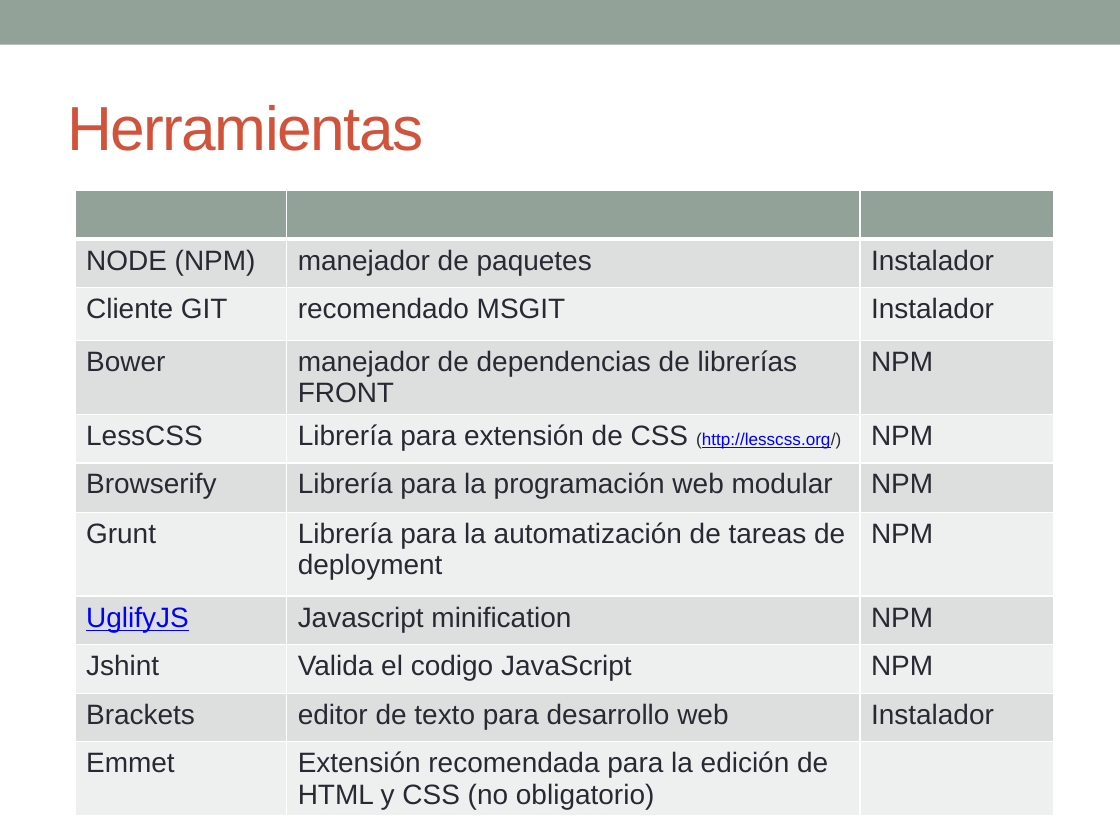
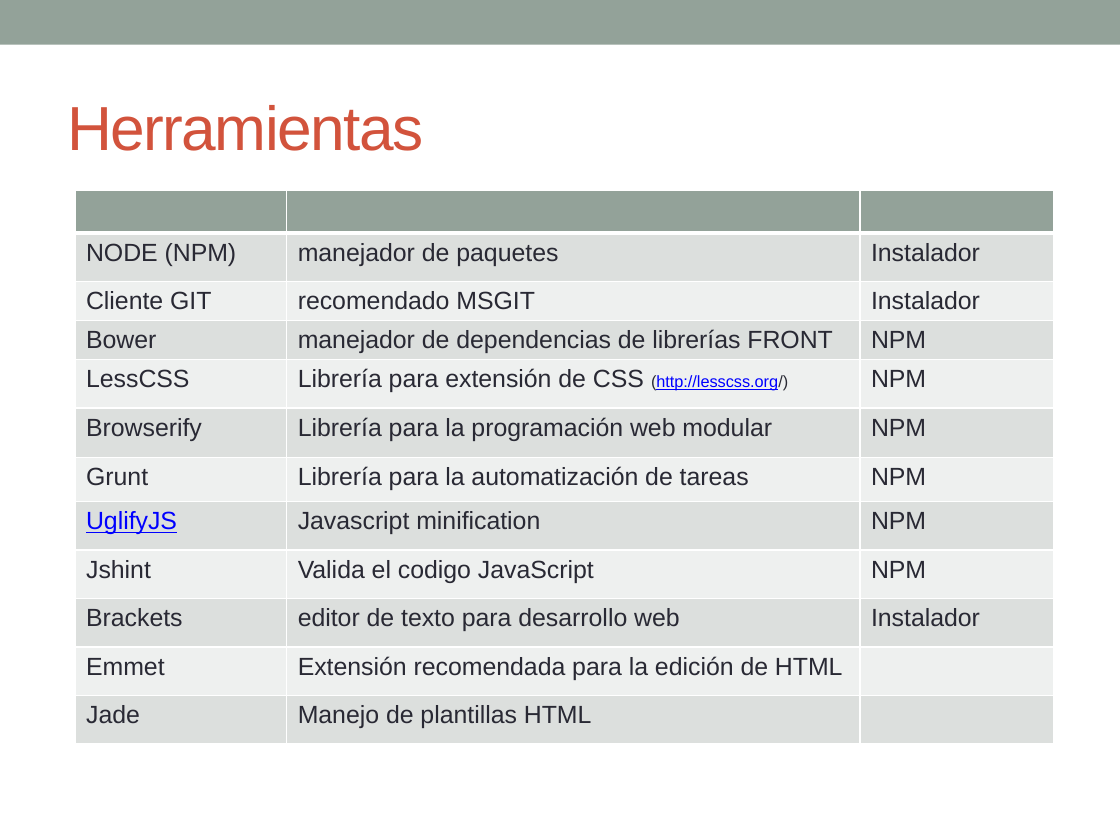
Before and after one commit to AcordeGroup/portal, a slide deck: slide 1 of bitacora_desarrollo.pptx. Drawn at 1120x840 pixels with LibreOffice and Linux fonts; fonts in the diff are those of the drawing. Boxes give left, top, right and bottom in pixels: in the first picture for what was removed or moved away, otherwise in the second. Text is boxed around its words. In the diff, an @@ line names an element or a change of style, - is before the commit and + after.

Commit message:
Se actualiza con nuevos plugins de GRUNT (Clean, COPY) Se indica la instalación de JADE para plantillas HTML Se suma una sección de configuracón rápida del ambiente

```diff
--- a/bitacora_desarrollo.pptx
+++ b/bitacora_desarrollo.pptx
@@ table at [75, 190, 1054, 750] @@
-row 7, column 2: Librería para la automatización de tareas de deployment
+row 7, column 2: Librería para la automatización de tareas
-row 11: Emmet | Extensión recomendada para la edición de HTML y CSS (no obligatorio) | 
+row 11: Emmet | Extensión recomendada para la edición de HTML | 
+row 12: Jade | Manejo de plantillas HTML | 
```
Also in this commit, not shown: 2 other slides changed, 1 slide added.
